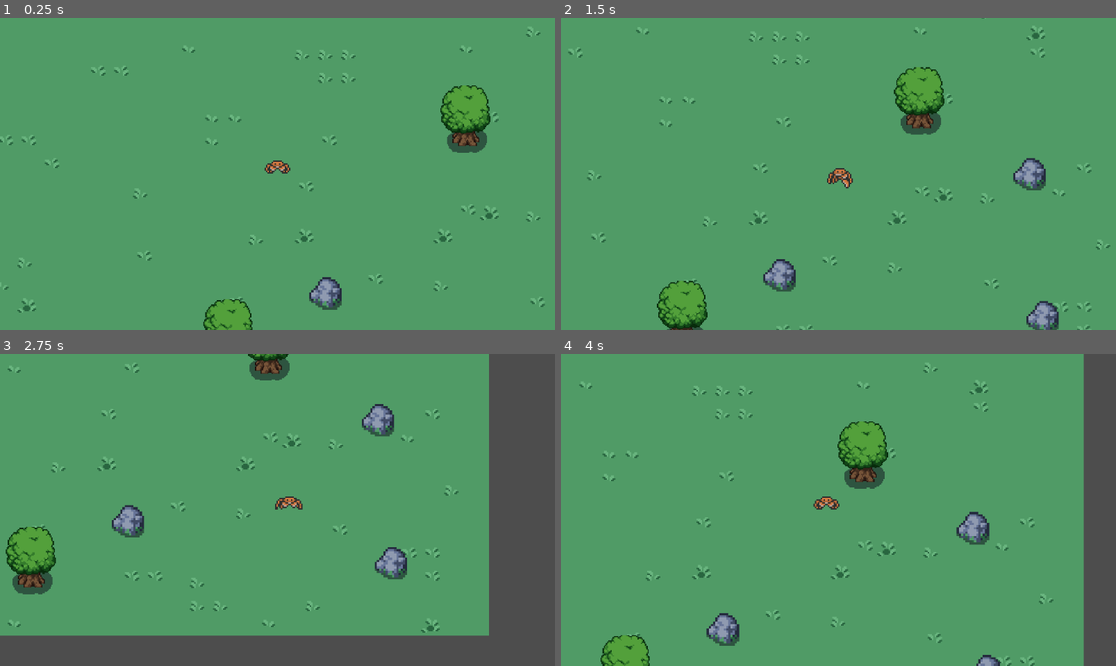
Above: before the commit, frames 1-4 (two rows, left to right).
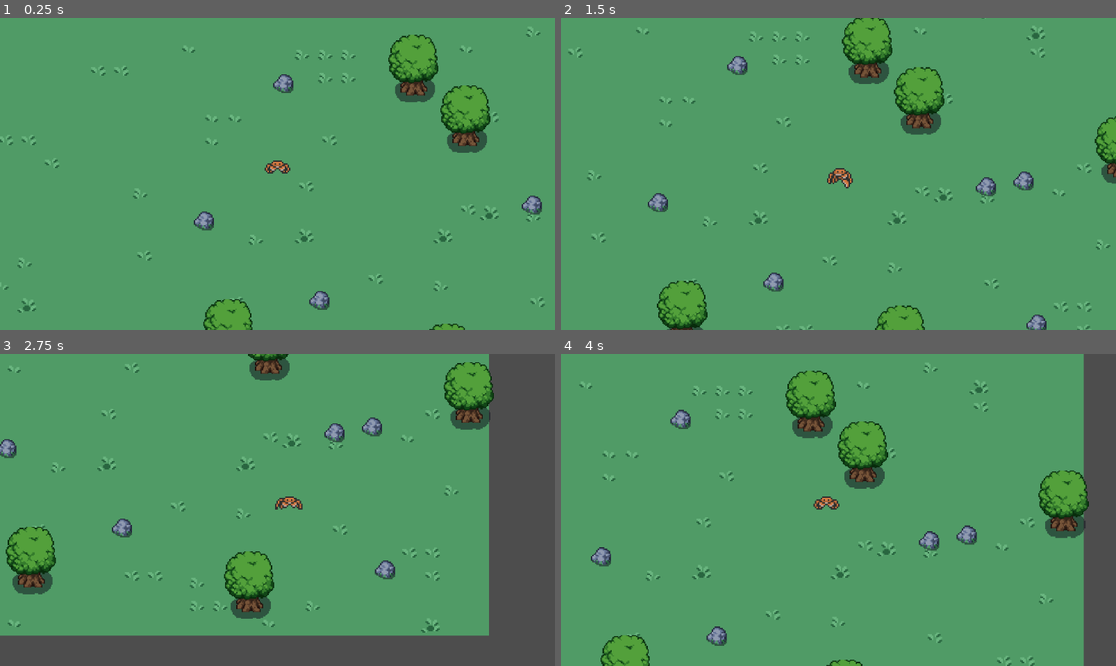
Above: after the commit, the same moments.

Repository: Bodin-IM/godot-game-gruppe-2
Game: Godot game, scene res://tile_map.tscn
Two runs of this game, one before a commit and one after it. Both use one fixed random seed, a clock stepped at 60 frames per second and the inputs below. This scene is started directly instead of the project's main scene.
Inputs:
- Up to frame 1 (0.25 s): no input
- Up to frame 2 (1.5 s): hold Right (right) 0.53-1.28 s; tap Space (attack) at 0.6, 1.35 s; hold Down (down) from 1.28 s (still down)
- Up to frame 3 (2.75 s): release Down (down) at 2.03 s; hold Right (right) from 2.03 s (still down); tap Space (attack) at 2.1 s
- Up to frame 4 (4 s): release Right (right) at 2.78 s; hold Up (up) 2.78-3.53 s; tap Space (attack) at 2.85, 3.6 s; hold Left (left) from 3.53 s (still down)

The runs differ from the first frame. In frame 1, 2.6% of the frame differs, in the area x 34-98%, y 5-100%; in frame 2, 4.6%; in frame 3, 4.8%, in the area x 0-89%, y 2-85%; in frame 4, 4.8%.

Commit message:
jobbet videre på tre
tre blir til stubbe når dødt. Kan ikke få ressurser av stein eller tre etter de er døde. Fikset problem med desimaltall på nummer ressurser.

Diff:
--- a/resources/scenes/rocks.tscn
+++ b/resources/scenes/rocks.tscn
@@ -38,10 +38,12 @@
 script = ExtResource("1_nn6wy")
 
 [node name="CollisionPolygon2D" type="CollisionPolygon2D" parent="."]
-polygon = PackedVector2Array(16, 0, 24, -8, 24, -16, 16, -24, 8, -24, 0, -16, 0, -8, 8, 0)
+position = Vector2(-0.58125, 0.525)
+scale = Vector2(0.886029, 0.890625)
+polygon = PackedVector2Array(16, 0, 17, -7, 16, -12, 12, -15, 7, -16, 3, -12, 0, -8, 2, -3, 8, 0)
 
 [node name="AnimatedSprite2D" type="AnimatedSprite2D" parent="."]
-position = Vector2(12, -12)
-scale = Vector2(1.5, 1.5)
+position = Vector2(7.5, -7)
+scale = Vector2(0.9375, 0.875)
 sprite_frames = SubResource("SpriteFrames_5pmuy")
 animation = &"new_animation"
--- a/resources/scenes/trees.tscn
+++ b/resources/scenes/trees.tscn
@@ -27,9 +27,13 @@
 "values": [Vector2(18, -23), Vector2(19, -23), Vector2(18, -23), Vector2(17, -23), Vector2(18, -23)]
 }
 
+[sub_resource type="Animation" id="Animation_vm0qj"]
+resource_name = "new_animation"
+
 [sub_resource type="AnimationLibrary" id="AnimationLibrary_lntbg"]
 _data = {
 "RESET": SubResource("Animation_qpc55"),
+"new_animation": SubResource("Animation_vm0qj"),
 "tree_animation": SubResource("Animation_xa3d8")
 }
 
@@ -63,9 +67,10 @@
 "": SubResource("AnimationLibrary_lntbg")
 }
 
-[node name="AnimatedSprite2D" type="AnimatedSprite2D" parent="."]
+[node name="Stubbe" type="AnimatedSprite2D" parent="."]
+visible = false
 show_behind_parent = true
 position = Vector2(18.5, -10.4683)
 scale = Vector2(0.75, 0.753174)
 sprite_frames = SubResource("SpriteFrames_twodv")
-animation = &"new_animation"
+animation = &"dead_tree_animation"
--- a/resources/scripts/resource.gd
+++ b/resources/scripts/resource.gd
@@ -14,6 +14,7 @@
 
 func on_dead_tree(amount):
 	tre_ressurser += amount
-
+	print("treressurser =", tre_ressurser)
 func on_dead_rock(amount):
 	stein_ressurser += amount
+	print("steinressurser =", stein_ressurser)
--- a/resources/scripts/rocks.gd
+++ b/resources/scripts/rocks.gd
@@ -3,8 +3,8 @@
 var rng = RandomNumberGenerator.new()
 
 @onready var animated_sprite_2d = $AnimatedSprite2D
-@onready var rock_lives = 5
-@onready var ressurser_stein = rng.randf_range(5, 10)
+@onready var rock_lives = 4
+@onready var ressurser_stein = rng.randi_range(5, 10)
 var current_frame = 0
 
 
@@ -31,5 +31,6 @@
 	animated_sprite_2d.frame = current_frame
 
 func dead_rock():
-	Resources.on_dead_rock(ressurser_stein)
-	animated_sprite_2d.frame=5
+	if (animated_sprite_2d.frame < 5):
+		Resources.on_dead_rock(ressurser_stein)
+		animated_sprite_2d.frame=5
--- a/resources/scripts/trees.gd
+++ b/resources/scripts/trees.gd
@@ -3,10 +3,12 @@
 var rng = RandomNumberGenerator.new()
 
 @onready var animations = $AnimationPlayer
-@onready var animated_sprite_2d = $AnimatedSprite2D
+@onready var stubbe = $Stubbe
+@onready var tre = $Tree
 @onready var tree_lives = 5
-@onready var ressurser_tre = rng.randf_range(5, 10)
+@onready var ressurser_tre = rng.randi_range(5, 10)
 
+var dead = false
 
 # Called when the node enters the scene tree for the first time.
 func _ready():
@@ -19,11 +21,14 @@
 
 
 func on_hit():
-	tree_lives -= 1
-	animations.play("tree_animation")
-	if (tree_lives < 1):
-		dead_tree()
+	if (dead == false):
+		tree_lives -= 1
+		animations.play("tree_animation")
+		if (tree_lives < 1):
+			dead_tree()
 
 func dead_tree():
 	Resources.on_dead_tree(ressurser_tre)
-	queue_free()
+	dead = true
+	stubbe.visible = true
+	tre.visible = false
--- a/tile_map.tscn
+++ b/tile_map.tscn
@@ -150,3 +150,21 @@
 
 [node name="trees2" parent="." instance=ExtResource("6_8kn68")]
 position = Vector2(16, 211)
+
+[node name="trees4" parent="." instance=ExtResource("6_8kn68")]
+position = Vector2(144, 28)
+
+[node name="trees3" parent="." instance=ExtResource("6_8kn68")]
+position = Vector2(319, 97)
+
+[node name="rocks4" parent="." instance=ExtResource("6_hxskg")]
+position = Vector2(238, 106)
+
+[node name="rocks5" parent="." instance=ExtResource("6_hxskg")]
+position = Vector2(66, 22)
+
+[node name="rocks6" parent="." instance=ExtResource("6_hxskg")]
+position = Vector2(11, 117)
+
+[node name="trees5" parent="." instance=ExtResource("6_8kn68")]
+position = Vector2(167, 228)
Not shown: 1 places in resources/scenes/trees.tscn that only renumber resources
